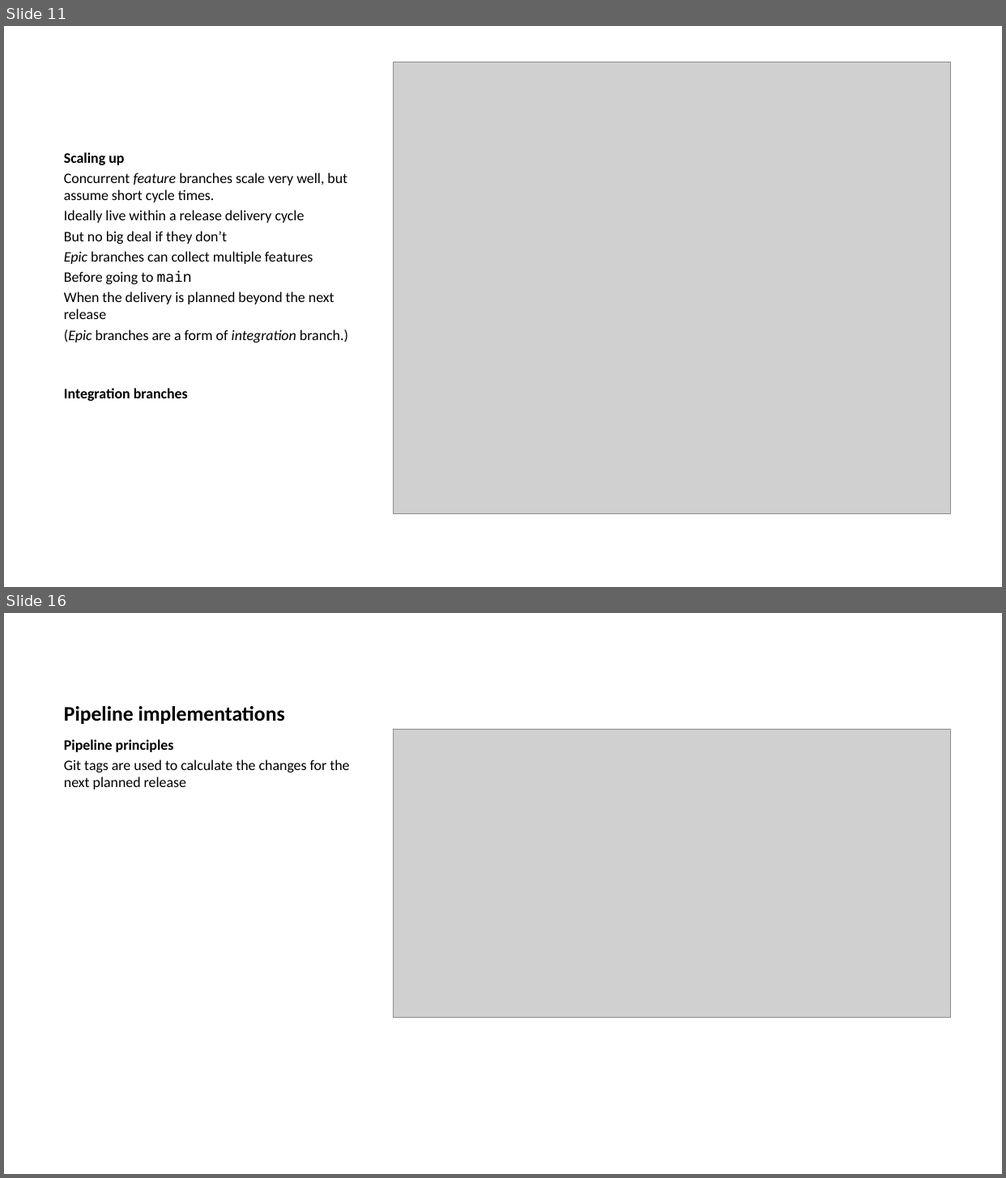
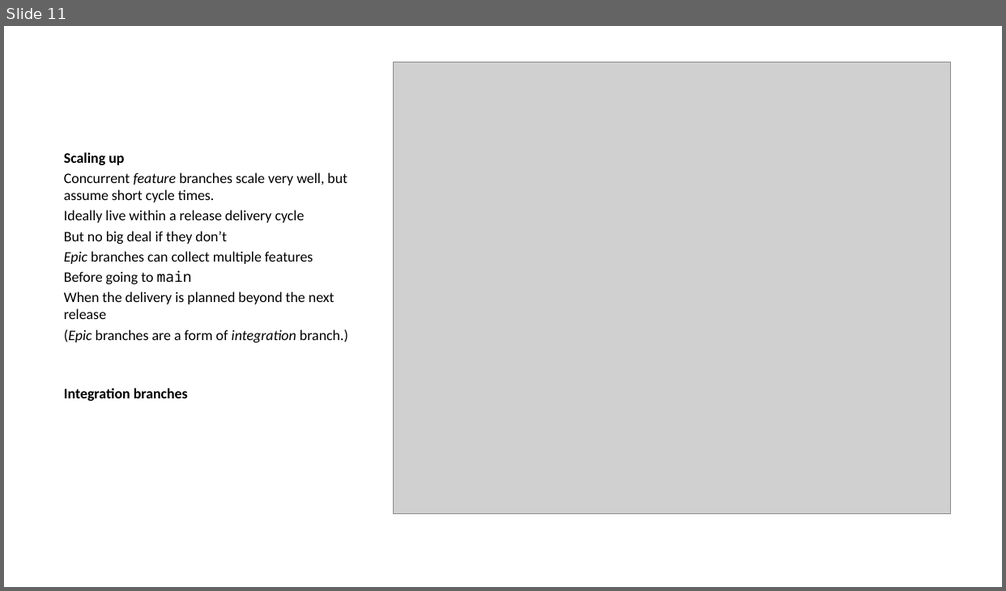
Before and after one commit to ijmitch/ukgse-2024-devops-git, a slide deck: docs/p1.pptx. Shown one above the other, each under a label of ours: slides 11 and 16 before the commit, slide 11 after it; the slides between them are not shown. The pictures are 1006x1178 and 1006x591 pixels, drawn with LibreOffice and Linux fonts; fonts in the diff are those of the drawing; grey boxes stand for pictures. Boxes give left, top, right and bottom in pixels: in the first picture for what was removed or moved away, otherwise in the second. Text is boxed around its words. In the diff, an @@ line names an element or a change of style, - is before the commit and + after.

```diff
--- a/docs/p1.pptx
+++ b/docs/p1.pptx
@@ slide 16 removed at [4, 613, 1002, 1174], background #FFFFFF @@
@@ title removed at [64, 706, 285, 724] @@
-Pipeline implementations
@@ picture removed at [393, 730, 950, 1018] @@
@@ text removed at [64, 739, 349, 790] @@
-Pipeline principles
-Git tags are used to calculate the changes for the next planned release
```
Also in this commit, not shown: 4 slides changed, 3 slides added, 3 other slides removed, 32 other files.
